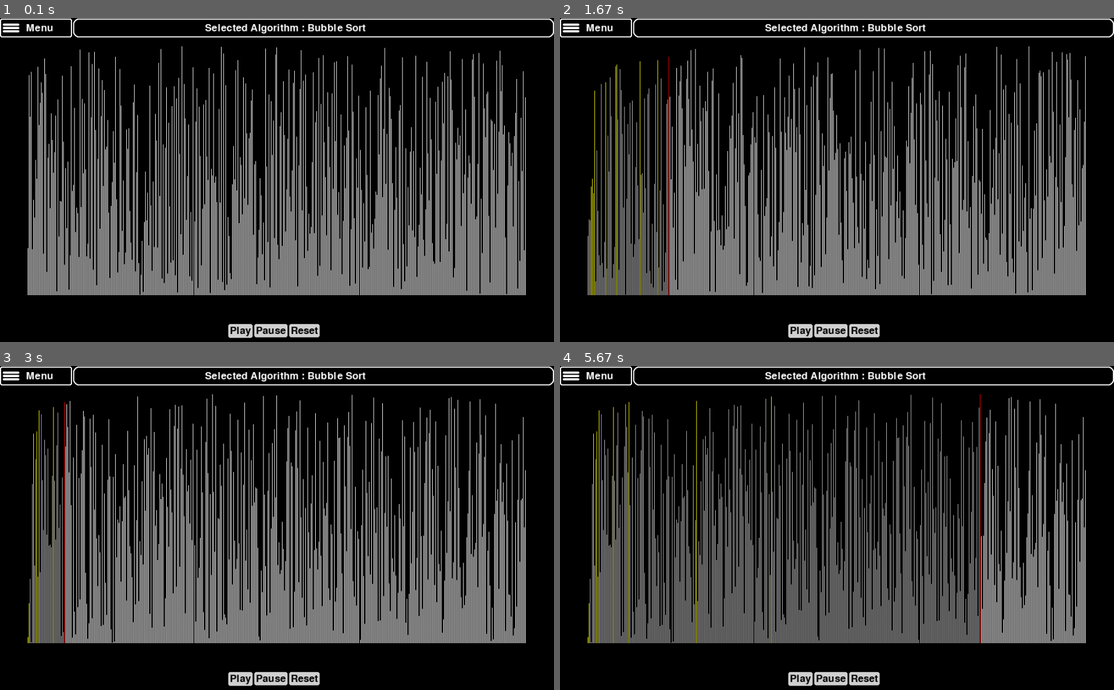
Above: before the commit, frames 1-4 (two rows, left to right).
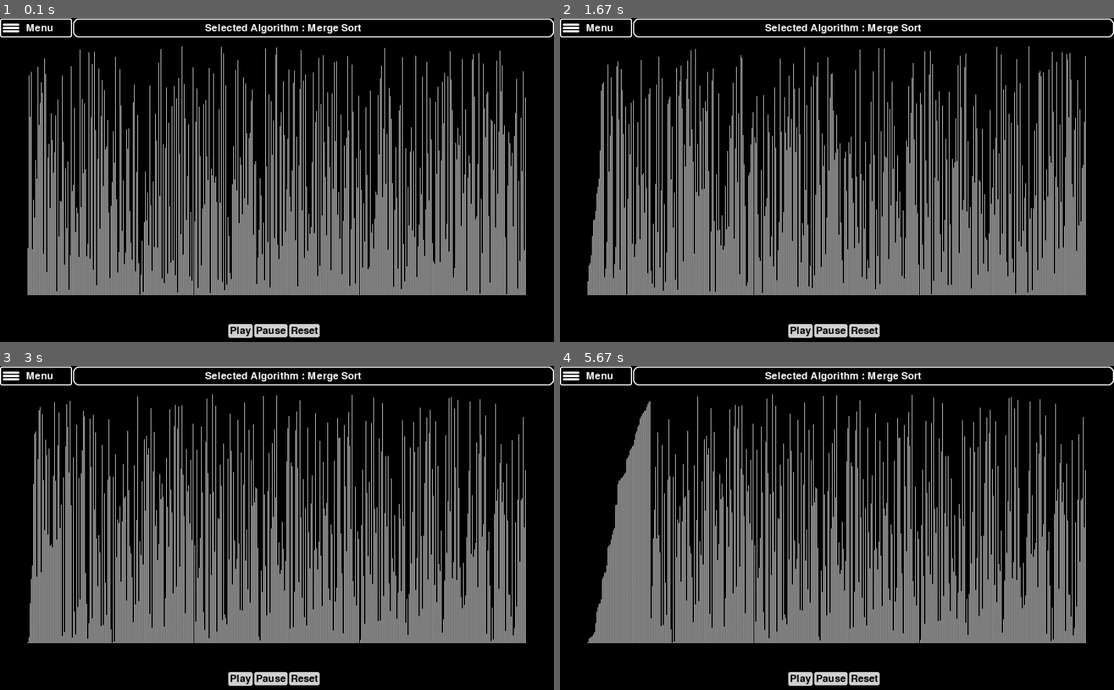
Above: after the commit, the same moments.

Repository: Colilhasnel/AlgorithmVisualizer_pygame
Game: pygame game, started from Visualizer.py
Same seed, same stepped clock (60 frames per second), same inputs: the game is played once before the commit and once after it.
Inputs:
- Up to frame 1 (0.1 s): no input
- Up to frame 2 (1.67 s): click "Play" at 0.38 s; click "Reset" at 0.72 s; click "Play" at 1.05 s
- Up to frame 3 (3 s): click "Reset" at 2.38 s; click "Play" at 2.72 s
- Up to frame 4 (5.67 s): no input

The runs differ from the first frame. In frame 1, 0.2% of the frame differs, in the area x 55-66%, y 1-5%; in frame 2, 6.4%; in frame 3, 3.2%; in frame 4, 30%, in the area x 5-76%, y 1-86%.

Commit message:
Merge Sort added, merge sort visualization yet to be improved; New Algorithms to add

Diff:
--- a/Visualizer.py
+++ b/Visualizer.py
@@ -13,7 +13,7 @@
     state = "Pause"
     sorted = False
     margins = 5*window_width/100
-    selection = "Bubble Sort"
+    selection = "Merge Sort"
     screen = "Main"
     algorithm = None  # selected algorithm function
     algorithm_object = None  # generator object
@@ -165,7 +165,7 @@
 
     global_info = global_information(449)
     running = True
-    global_info.algorithm = display_algorithms.bubble_sort
+    global_info.algorithm = display_algorithms.merge_sort
     global_info.algorithm_object = global_info.algorithm(global_info)
     while running:
         global_info.window.fill('black')
--- a/display_algorithms.py
+++ b/display_algorithms.py
@@ -57,28 +57,28 @@
                 global_info.data_array[j][1] = 'yellow'
                 yield False
         yield True
-        for j in range(l,r):
+        for j in range(l, r):
             global_info.data_array[j][1] = 'white'
         global_info.data_array[r][1] = 'green'
         global_info.data_array[i +
                                1], global_info.data_array[r] = global_info.data_array[r], global_info.data_array[i+1]
         yield i+1
 
-    def quick_sort_help(l, r):
-        partition_obj = partition(l, r)
+    def quick_sort_algo(l, r):
         if (l < r):
+            partition_obj = partition(l, r)
             while not next(partition_obj):
                 yield True
             pi = next(partition_obj)
-            obj1 = quick_sort_help(l, pi-1)
-            obj2 = quick_sort_help(pi+1, r)
+            obj1 = quick_sort_algo(l, pi-1)
+            obj2 = quick_sort_algo(pi+1, r)
             while next(obj1):
                 yield True
             while next(obj2):
                 yield True
         yield False
 
-    obj = quick_sort_help(0, global_info.data_size-1)
+    obj = quick_sort_algo(0, global_info.data_size-1)
     while next(obj):
         yield True
 
@@ -91,5 +91,71 @@
 
 
 def merge_sort(global_info):
+
+    def merge(l, mid, r):
+        n1 = mid - l + 1
+        n2 = r - mid
+        arr1 = []
+        arr2 = []
+        for i in range(0, n1):
+            arr1.append(global_info.data_array[l + i])
+        for i in range(0, n2):
+            arr2.append(global_info.data_array[mid + i + 1])
+
+        p1 = 0
+        p2 = 0
+        p = l
+
+        while (p1 < n1 and p2 < n2):
+            if (arr1[p1][0] < arr2[p2][0]):
+                global_info.data_array[p] = arr1[p1]
+                yield False
+                p = p+1
+                p1 = p1+1
+            else:
+                global_info.data_array[p] = arr2[p2]
+                yield False
+                p = p+1
+                p2 = p2+1
+
+        while (p1 < n1):
+            global_info.data_array[p] = arr1[p1]
+            yield False
+            p = p + 1
+            p1 = p1+1
+
+        while (p2 < n2):
+            global_info.data_array[p] = arr2[p2]
+            yield False
+            p = p+1
+            p2 = p2+1
+        yield True
+
+    def merge_sort_algo(l, r):
+        if (l < r):
+            mid = (l+r)//2
+
+            obj1 = merge_sort_algo(l, mid)
+            obj2 = merge_sort_algo(mid+1, r)
+
+            while next(obj1):
+                yield True
+            while next(obj2):
+                yield True
+
+            merge_obj = merge(l, mid, r)
+
+            while not next(merge_obj):
+                yield True
+        yield False
+
+    obj = merge_sort_algo(0, global_info.data_size-1)
+    while next(obj):
+        yield True
+
+    for i in range(0, global_info.data_size):
+        global_info.data_array[i][1] = 'green'
+        yield True
+
     global_info.sorted = True
     yield True
